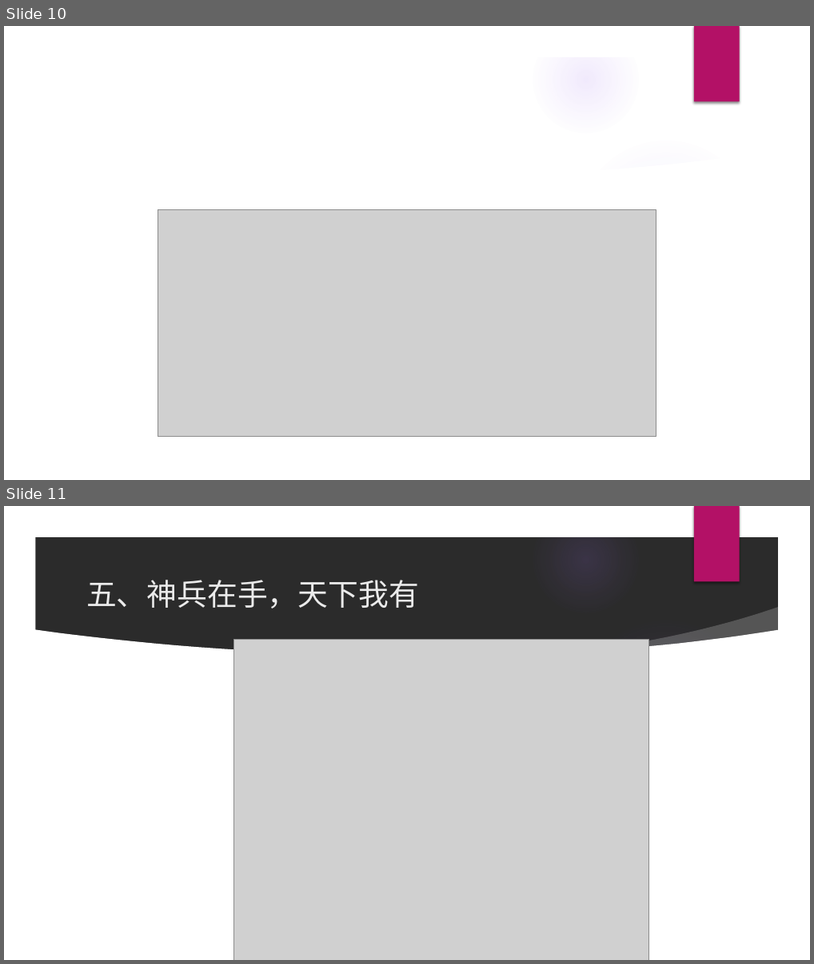
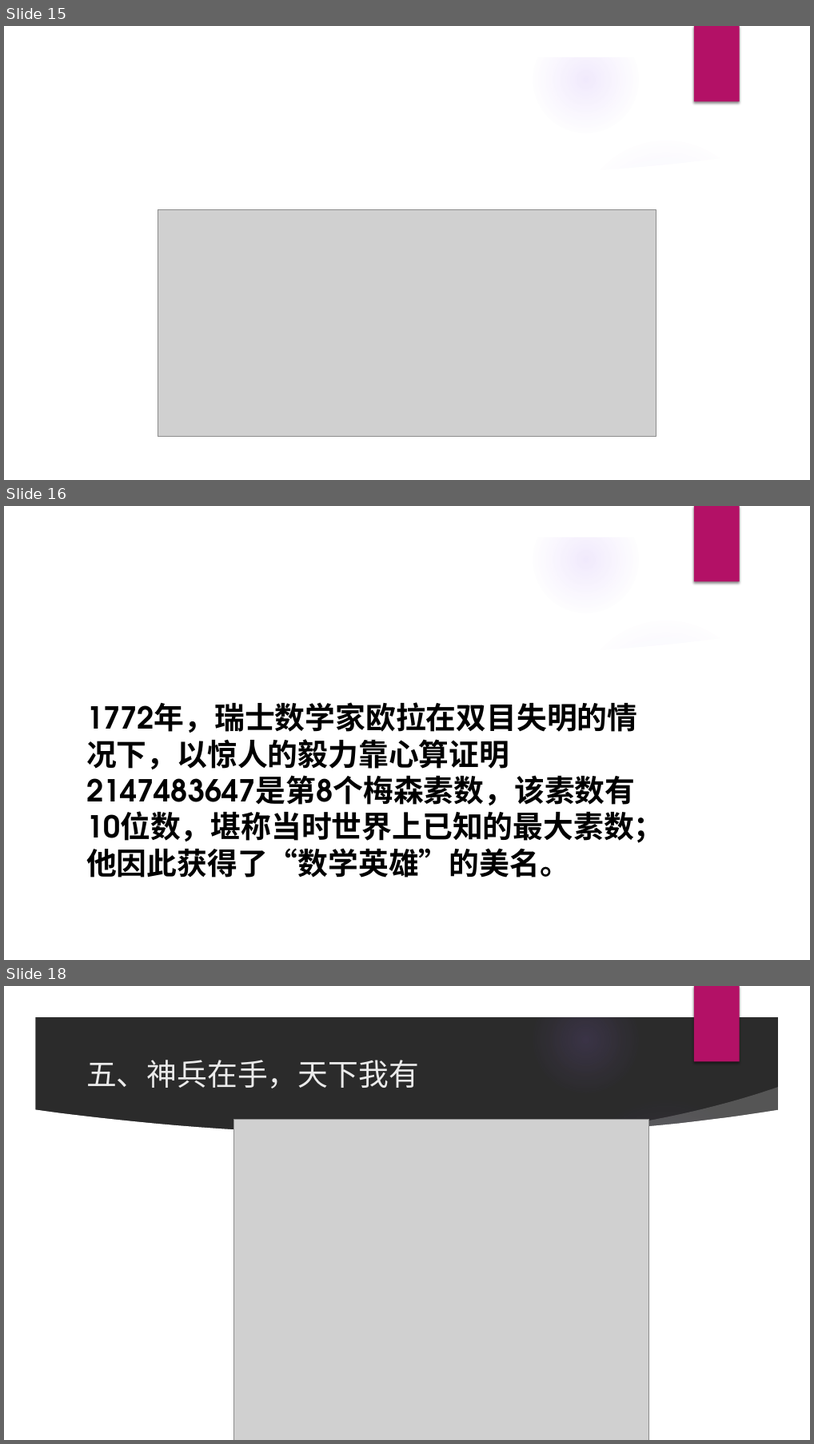
Before and after one commit to littlehb/ShaoHuiLin, a slide deck: Python课程/第1课-python入门/python入门.pptx. Shown one above the other, each under a label of ours: slides 10 and 11 before the commit, slides 15, 16 and 18 after it; the slides between them are not shown. The pictures are 814x964 and 814x1444 pixels, drawn with LibreOffice and Linux fonts; fonts in the diff are those of the drawing; grey boxes stand for pictures; background and template pictures are left out; a plain dark background stands for a picture behind light text. Boxes give left, top, right and bottom in pixels: in the first picture for what was removed or moved away, otherwise in the second. Text is boxed around its words. In the diff, an @@ line names an element or a change of style, - is before the commit and + after.

```diff
--- a/Python课程/第1课-python入门/python入门.pptx
+++ b/Python课程/第1课-python入门/python入门.pptx
@@ slide 16 added at box(4, 506, 810, 960), background picture (left out); not listed: 9 template elements that a slide beside it also shows @@
@@ text added at box(86, 702, 665, 877), 36 pt, text #000000, bold @@
+1772年，瑞士数学家欧拉在双目失明的情况下，以惊人的毅力靠心算证明2147483647是第8个梅森素数，该素数有10位数，堪称当时世界上已知的最大素数；他因此获得了“数学英雄”的美名。
@@ what was slide 10 is now slide 15 @@
@@ what was slide 11 is now slide 18 @@
```
Also in this commit, not shown: 4 slides changed, 6 other slides added.
